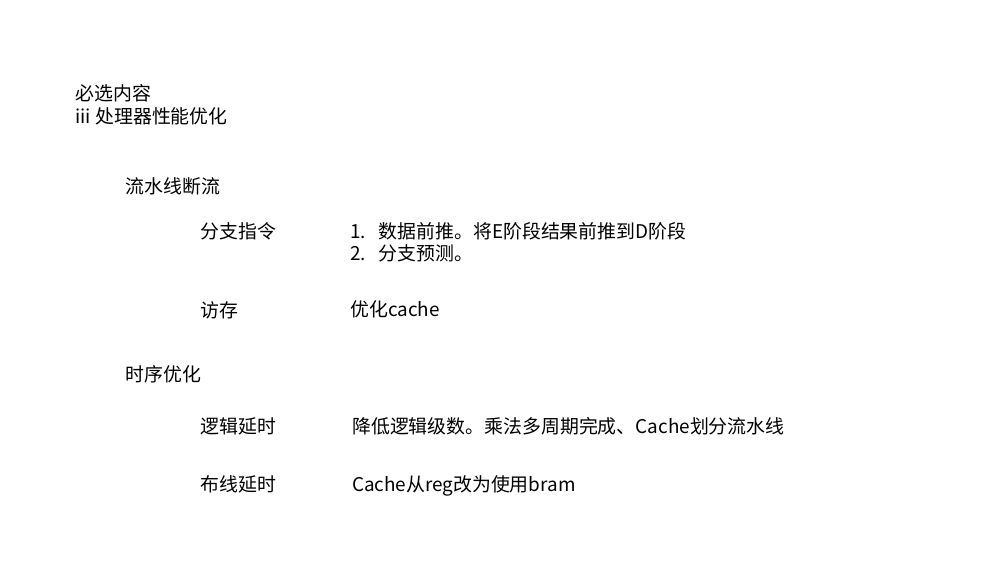
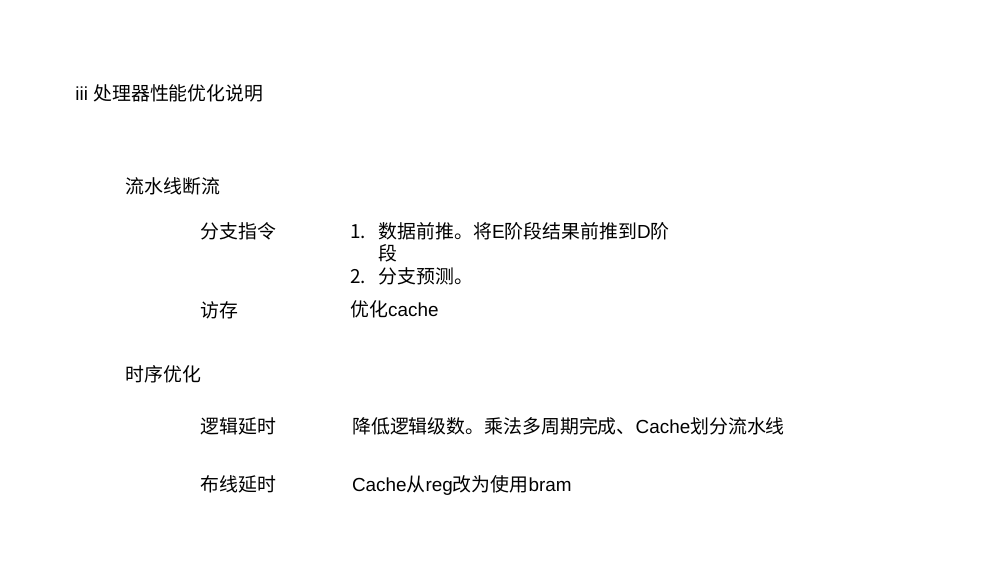
Before and after one commit to y0fy/CO-lab-material-CQU, a slide deck: slide 11 of doc/ppt/2020/硬综讲解1.pptx. Drawn at 1008x567 pixels with LibreOffice and Linux fonts; fonts in the diff are those of the drawing. Boxes give left, top, right and bottom in pixels: in the first picture for what was removed or moved away, otherwise in the second. Text is boxed around its words. In the diff, an @@ line names an element or a change of style, - is before the commit and + after.

```diff
--- a/doc/ppt/2020/硬综讲解1.pptx
+++ b/doc/ppt/2020/硬综讲解1.pptx
@@ text at box(75, 84, 263, 102): text changed; font Noto Sans CJK SC to Arial @@
-必选内容
-iii 处理器性能优化
+iii 处理器性能优化说明
@@ font Noto Sans CJK SC to Arial in 4 elements at box(379, 222, 670, 285), box(350, 300, 438, 318), box(352, 417, 785, 435), box(352, 477, 572, 495) @@
```
Also in this commit, not shown: 13 other slides changed, 23 slides added, 6 slides removed, 3 other files.
